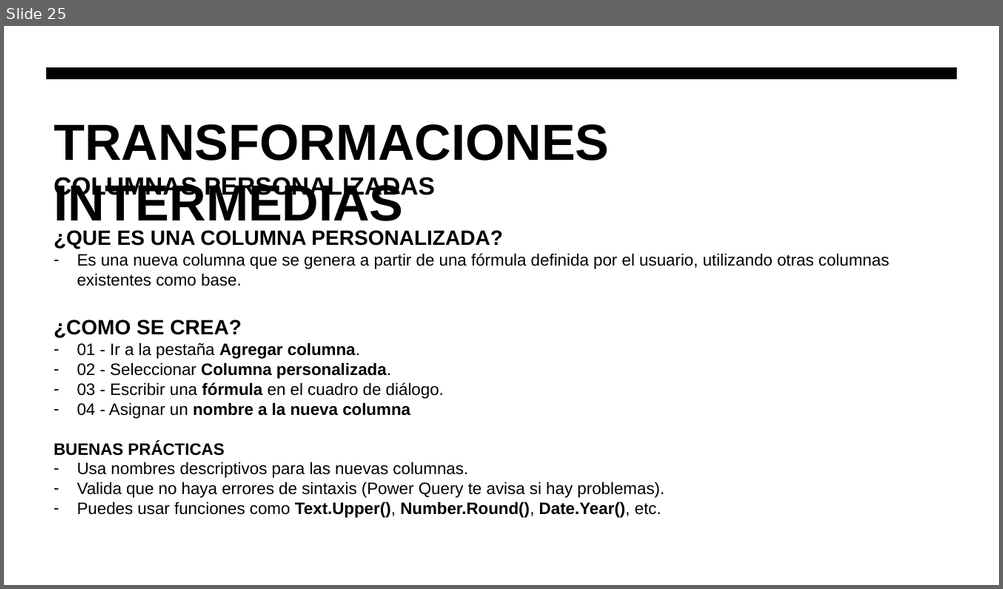
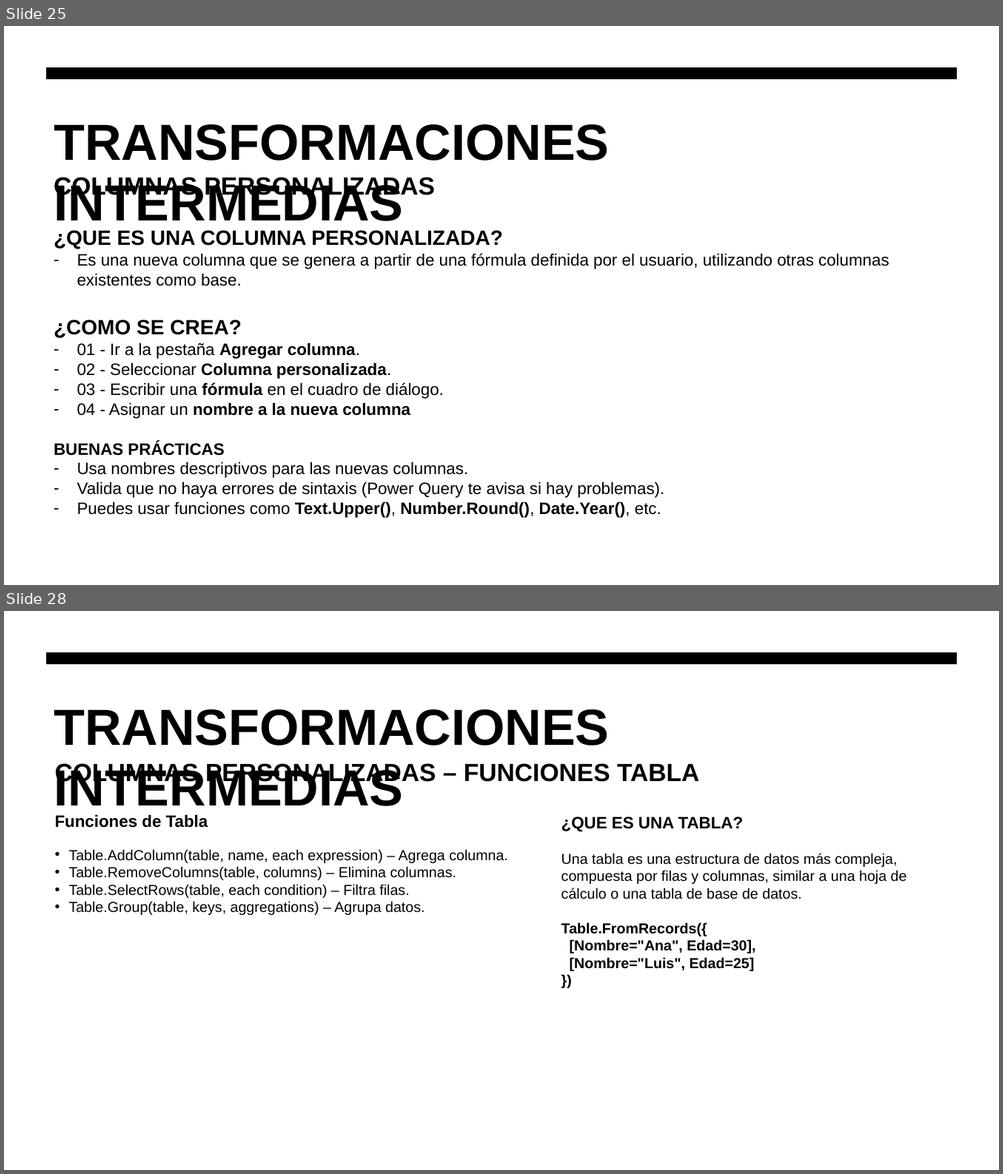
Before and after one commit to EnriqRP/PowerBI, a slide deck: 02 - Transformación Datos/Analítica de datos - Sesion 04.pptx. Shown one above the other, each under a label of ours: slide 25 before the commit, slides 25 and 28 after it; the slides between them are not shown. The pictures are 1003x589 and 1003x1174 pixels, drawn with LibreOffice and Linux fonts; fonts in the diff are those of the drawing. Boxes give left, top, right and bottom in pixels: in the first picture for what was removed or moved away, otherwise in the second. Text is boxed around its words. In the diff, an @@ line names an element or a change of style, - is before the commit and + after.

```diff
--- a/02 - Transformación Datos/Analítica de datos - Sesion 04.pptx
+++ b/02 - Transformación Datos/Analítica de datos - Sesion 04.pptx
@@ slide 28 added at (4, 611, 999, 1170), background #FFFFFF; not listed: 1 template element that a slide beside it also shows @@
@@ title added at (54, 709, 609, 816), 49 pt, text #000000, bold @@
+TRANSFORMACIONES INTERMEDIAS
@@ text added at (55, 761, 699, 915), 14 pt, text #000000 @@
+COLUMNAS PERSONALIZADAS – FUNCIONES TABLA
+Funciones de Tabla
+• Table.AddColumn(table, name, each expression) – Agrega columna.
+• Table.RemoveColumns(table, columns) – Elimina columnas.
+• Table.SelectRows(table, each condition) – Filtra filas.
+• Table.Group(table, keys, aggregations) – Agrupa datos.
@@ text added at (561, 817, 907, 971), 14 pt, text #000000 @@
+¿QUE ES UNA TABLA?
+Una tabla es una estructura de datos más compleja, compuesta por filas y columnas, similar a una hoja de cálculo o una tabla de base de datos.
+Table.FromRecords({
+[Nombre="Ana", Edad=30],
+[Nombre="Luis", Edad=25]
+})
```
Also in this commit, not shown: 3 other slides added.
